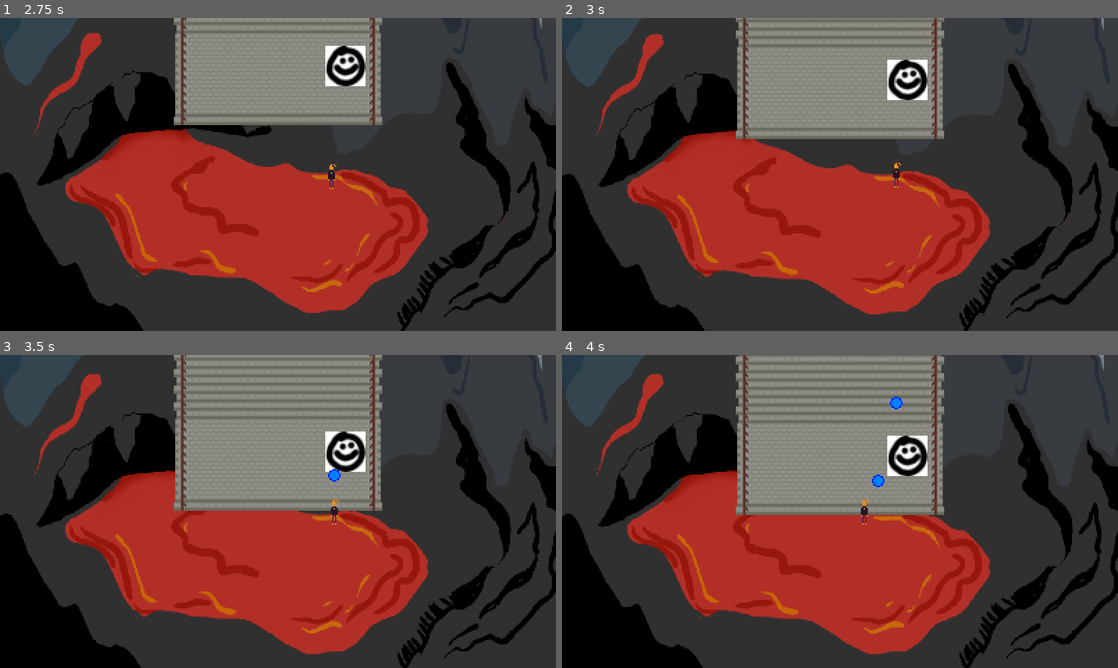
Above: before the commit, frames 1-4 (two rows, left to right).
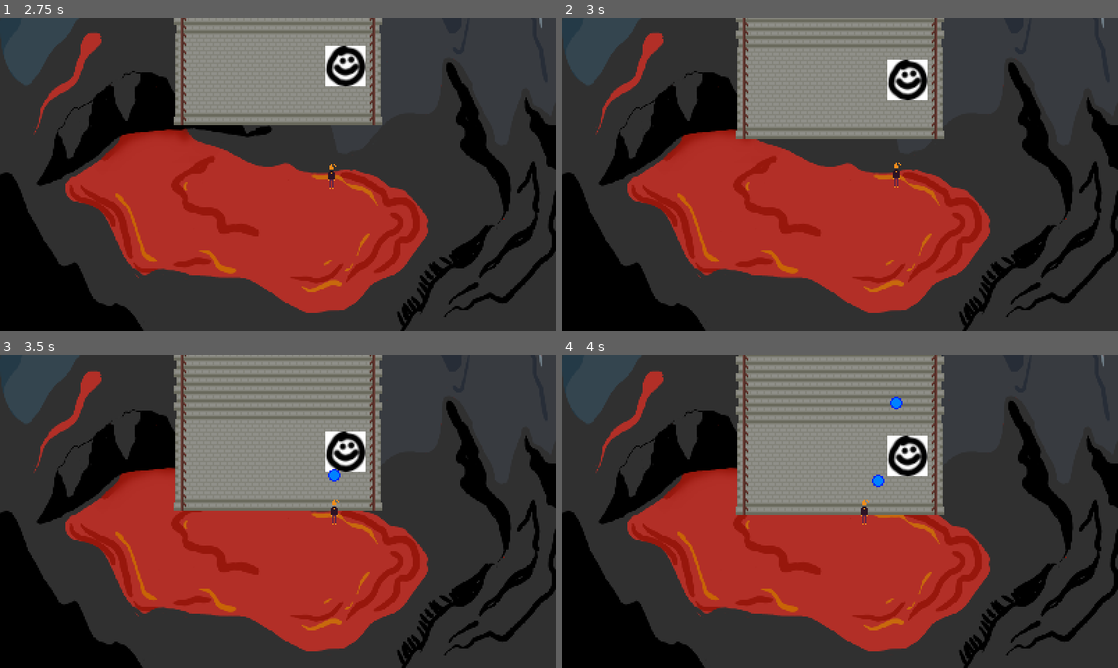
Above: after the commit, the same moments.

Repository: RegularSalamander/burnt-out-seven-sins
Game: Godot game, scene res://Scenes/Game.tscn
Two runs of this game, one before a commit and one after it. Both use one fixed random seed, a clock stepped at 60 frames per second and the inputs below.
Inputs:
- Up to frame 1 (2.75 s): tap Enter (ui_accept) at 0.5, 2 s; hold Right (right) 0.53-1.28 s; tap Space (jump) at 0.77, 1.52 s; hold Down (ui_down) 1.28-2.03 s; hold Right (right) from 2.03 s (still down)
- Up to frame 2 (3 s): release Right (right) at 2.78 s; hold Up (ui_up) from 2.78 s (still down)
- Up to frame 3 (3.5 s): keep holding Up (ui_up); tap Space (jump) at 3.02 s
- Up to frame 4 (4 s): release Up (ui_up) at 3.53 s; hold Left (left) from 3.53 s (still down); tap Space (jump) at 3.77 s

Frame 1 is identical in both runs. In frame 2, 2.9% of the frame differs, in the area x 0-100%, y 1-100%; in frame 3, 5.4%; in frame 4, 5.5%, in the area x 0-100%, y 0-100%.

Commit message:
z indexes, more dialog, and fixed background scroll

Diff:
--- a/Dialog/level 0.json
+++ b/Dialog/level 0.json
@@ -1,6 +1,12 @@
 {
     "start": [
         {"type":"set-portrait", "res":"Art/smiley.tres"},
-        "TODO."
+        "wowww you look confused. new to hell or something?",
+        {"type":"set-portrait", "res":"Art/smiley.tres"},
+        "that means ur dead, newb <3",
+        {"type":"set-portrait", "res":"Art/smiley.tres"},
+        "what? oh this is the stairway to heaven.",
+        {"type":"set-portrait", "res":"Art/smiley.tres"},
+        "heeeyyy, maybe if u climb all the way up, they'll let u live again! "
     ]
 }
--- a/Dialog/level 3.json
+++ b/Dialog/level 3.json
@@ -9,6 +9,6 @@
         {"type":"set-portrait", "res":"Art/smiley.tres"},
         "It's literal dogwater, just like u <3",
         {"type":"set-portrait", "res":"Art/smiley.tres"},
-        "how about you stop being a glutton this time, k?"
+        "u don't need them, so how about you stop being a glutton this time, k?"
     ]
 }
--- /dev/null
+++ b/Dialog/level 8.json
@@ -0,0 +1,10 @@
+{
+    "start": [
+        {"type":"set-portrait", "res":"Art/smiley.tres"},
+        "no way u actually believed me right?",
+        {"type":"set-portrait", "res":"Art/smiley.tres"},
+        "they don't let sinners into heaven",
+        {"type":"set-portrait", "res":"Art/smiley.tres"},
+        "and they definitely don't let people come back to life."
+    ]
+}
--- a/Scenes/Enemy.tscn
+++ b/Scenes/Enemy.tscn
@@ -10,6 +10,7 @@
 extents = Vector2( 5.27069, 4.70495 )
 
 [node name="Enemy" type="KinematicBody2D"]
+z_index = 4
 collision_layer = 2
 collision_mask = 16
 script = ExtResource( 2 )
--- a/Scenes/EnemyBullet.tscn
+++ b/Scenes/EnemyBullet.tscn
@@ -7,7 +7,7 @@
 radius = 4.5
 
 [node name="BulletEnemy" type="KinematicBody2D"]
-z_index = 1
+z_index = 2
 collision_layer = 8
 script = ExtResource( 2 )
 
--- a/Scenes/Game.tscn
+++ b/Scenes/Game.tscn
@@ -34,7 +34,7 @@
 [node name="ParallaxBackground" type="ParallaxBackground" parent="."]
 
 [node name="ParallaxLayer" type="ParallaxLayer" parent="ParallaxBackground"]
-motion_scale = Vector2( 0.1, 0.1 )
+motion_scale = Vector2( 0, 0.035 )
 
 [node name="Background" type="Sprite" parent="ParallaxBackground/ParallaxLayer"]
 position = Vector2( 0.53035, -309.774 )
--- a/Scenes/Heart.tscn
+++ b/Scenes/Heart.tscn
@@ -7,6 +7,7 @@
 radius = 4.5
 
 [node name="Heart" type="Sprite"]
+z_index = 1
 texture = ExtResource( 1 )
 script = ExtResource( 2 )
 
--- a/Scenes/Player.tscn
+++ b/Scenes/Player.tscn
@@ -14,6 +14,7 @@
 font_data = ExtResource( 3 )
 
 [node name="Player" type="KinematicBody2D"]
+z_index = 5
 collision_mask = 16
 script = ExtResource( 1 )
 
--- a/Scenes/PlayerBullet.tscn
+++ b/Scenes/PlayerBullet.tscn
@@ -7,7 +7,7 @@
 radius = 4.5
 
 [node name="BulletPlayer" type="KinematicBody2D"]
-z_index = 2
+z_index = 3
 collision_layer = 4
 collision_mask = 2
 script = ExtResource( 1 )
--- a/Scenes/Powerup.tscn
+++ b/Scenes/Powerup.tscn
@@ -7,6 +7,7 @@
 radius = 4.5
 
 [node name="Powerup" type="Sprite"]
+z_index = 1
 texture = ExtResource( 1 )
 script = ExtResource( 2 )
 
--- a/Scenes/stairs.tscn
+++ b/Scenes/stairs.tscn
@@ -1,7 +1,6 @@
 [gd_scene load_steps=3 format=2]
 
 [ext_resource path="res://Art/stairs.png" type="Texture" id=1]
-
 
 [sub_resource type="RectangleShape2D" id=1]
 extents = Vector2( 10, 81.9728 )
--- a/Scripts/WorldGen.gd
+++ b/Scripts/WorldGen.gd
@@ -55,13 +55,13 @@
 		new_platform.get_node("DialogTrigger").level = level
 		add_child(new_platform)
 		pass
-	if progress > 0 and progress < 30:
+	if progress > 0:
 		var new_stairs = stair_scn.instance()
 		new_stairs.position.y = height
 		add_child(new_stairs)
 		if rng.randf() < 0.3: #30% chance of a spawned item
 			get_parent().spawn_item(Vector2(rng.randf_range(-50, 50), rng.randf_range(-30, 30)+height), false)
-	if progress > 3  and progress < 30 and progress%3 == 0:
+	if progress > 3 and progress%3 == 0:
 		#budget of enemy spawning is determined by level and difficulty
 		#set to level+difficulty+1
 		#minimum is 1
